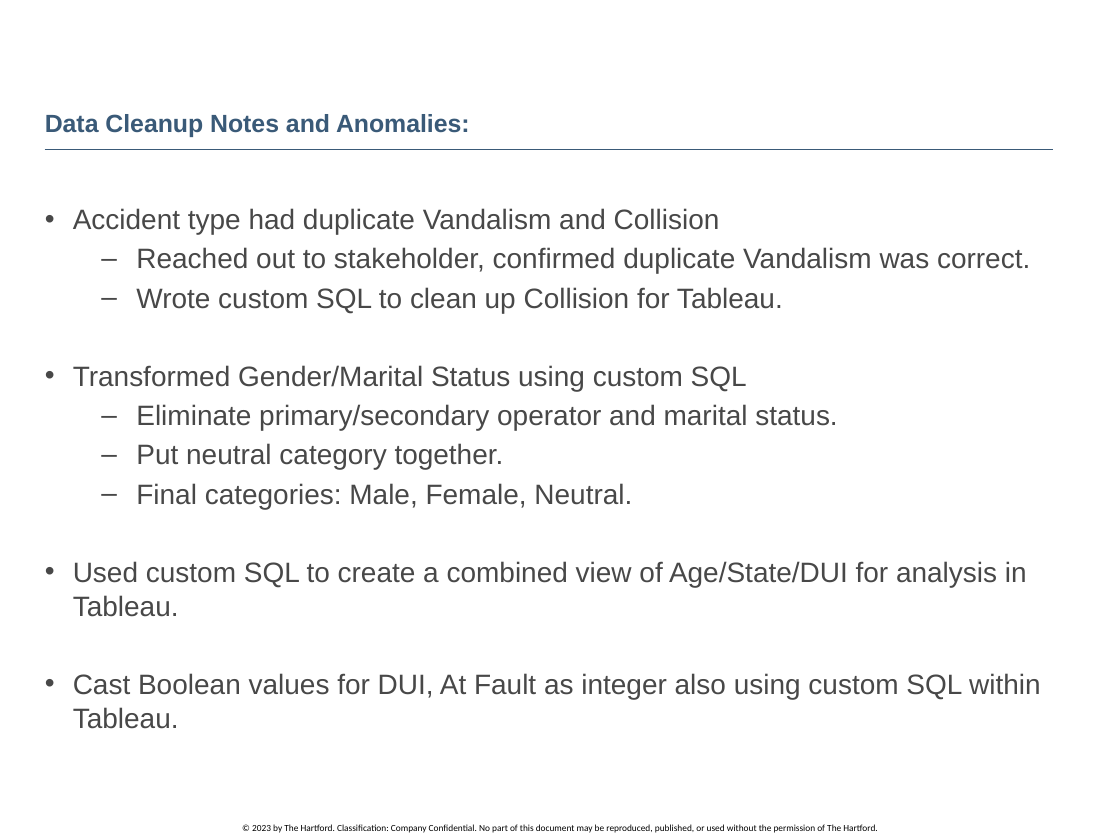
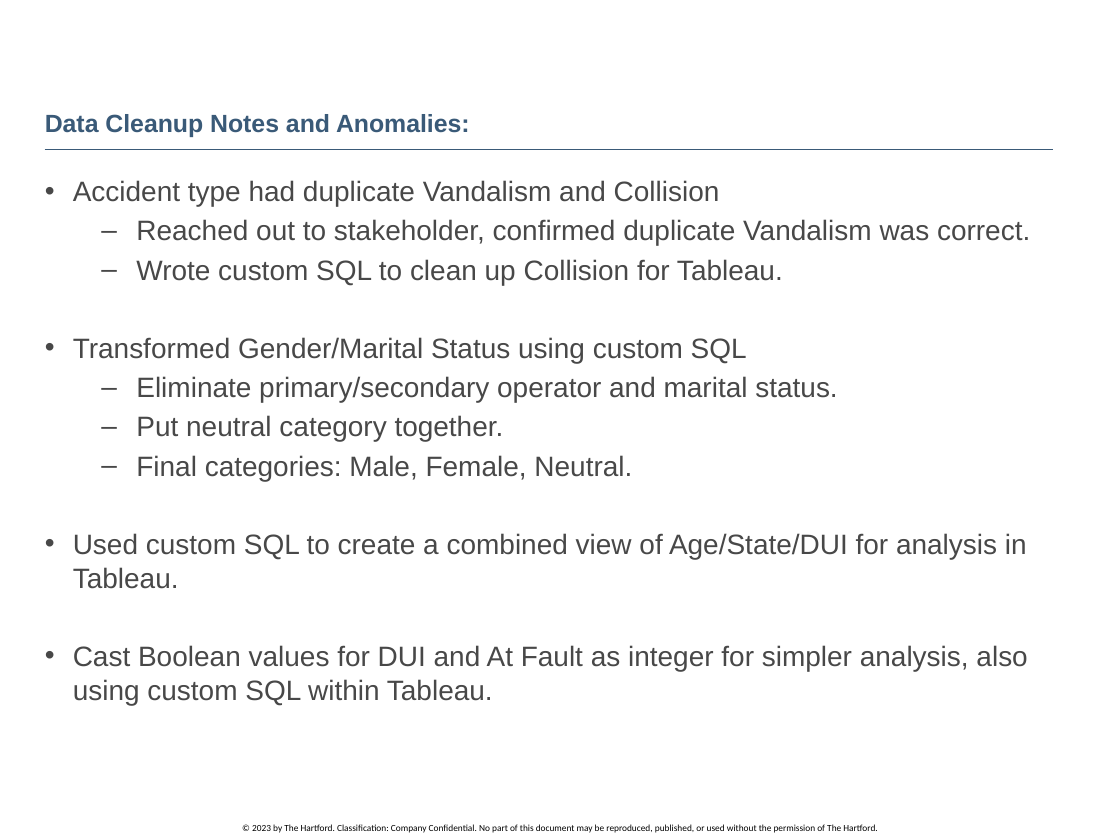
Before and after one commit to Jeni-D/PUBLIC, a slide deck: slide 4 of Capstone/JDUSCHAK CAPSTONE POWERPOINT.pptx (slide 3 before the commit). Drawn at 1120x840 pixels with LibreOffice and Linux fonts; fonts in the diff are those of the drawing; background and template pictures are left out. Boxes give left, top, right and bottom in pixels: in the first picture for what was removed or moved away, otherwise in the second. Text is boxed around its words. In the diff, an @@ line names an element or a change of style, - is before the commit and + after.

```diff
--- a/Capstone/JDUSCHAK CAPSTONE POWERPOINT.pptx
+++ b/Capstone/JDUSCHAK CAPSTONE POWERPOINT.pptx
@@ text at [73, 645, 1027, 705]: text changed @@
-• Cast Boolean values for DUI, At Fault as integer also using custom SQL within Tableau.
+• Cast Boolean values for DUI and At Fault as integer for simpler analysis, also using custom SQL within Tableau.
```
Also in this commit, not shown: 8 other slides changed, 3 slides added, 1 other file.
